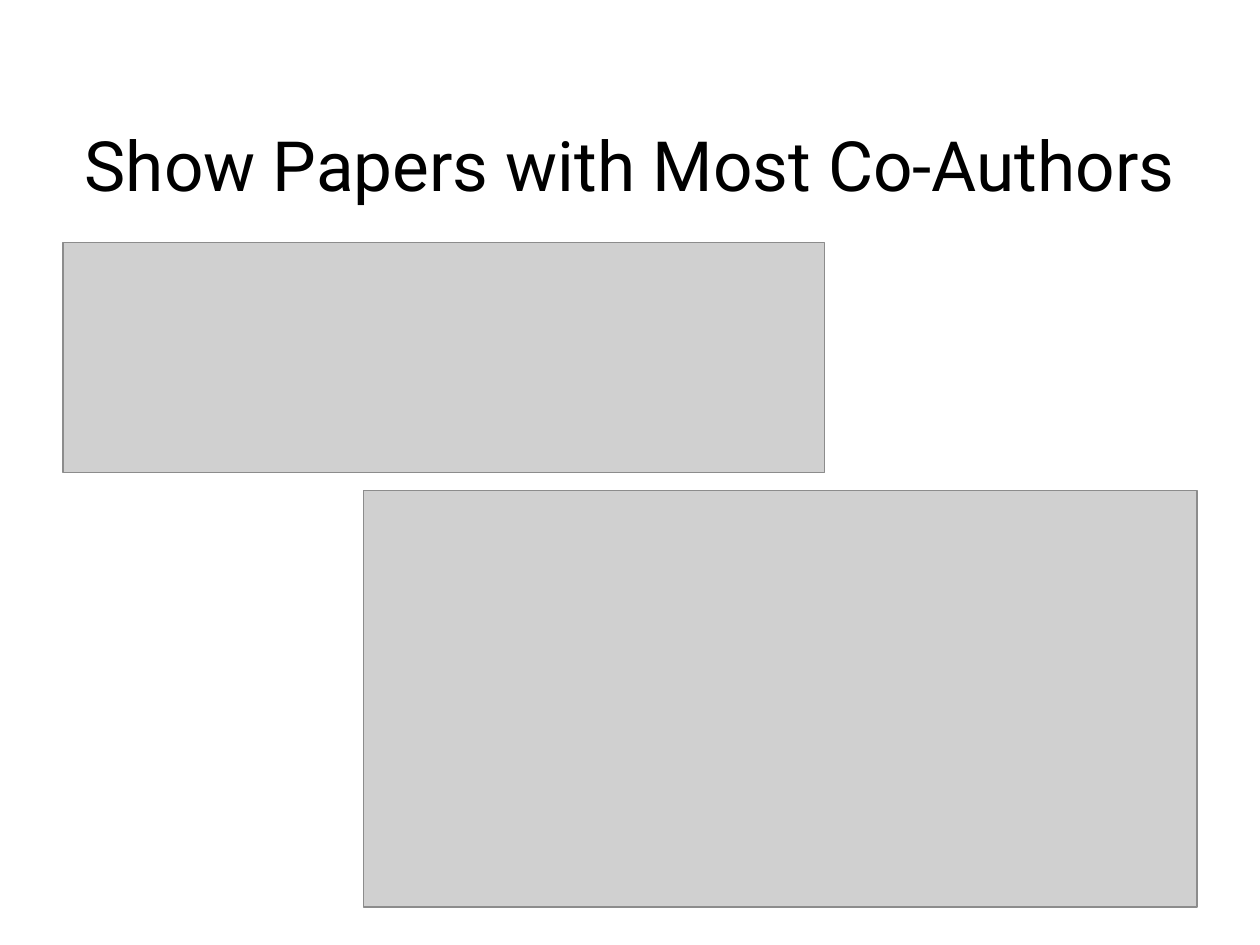
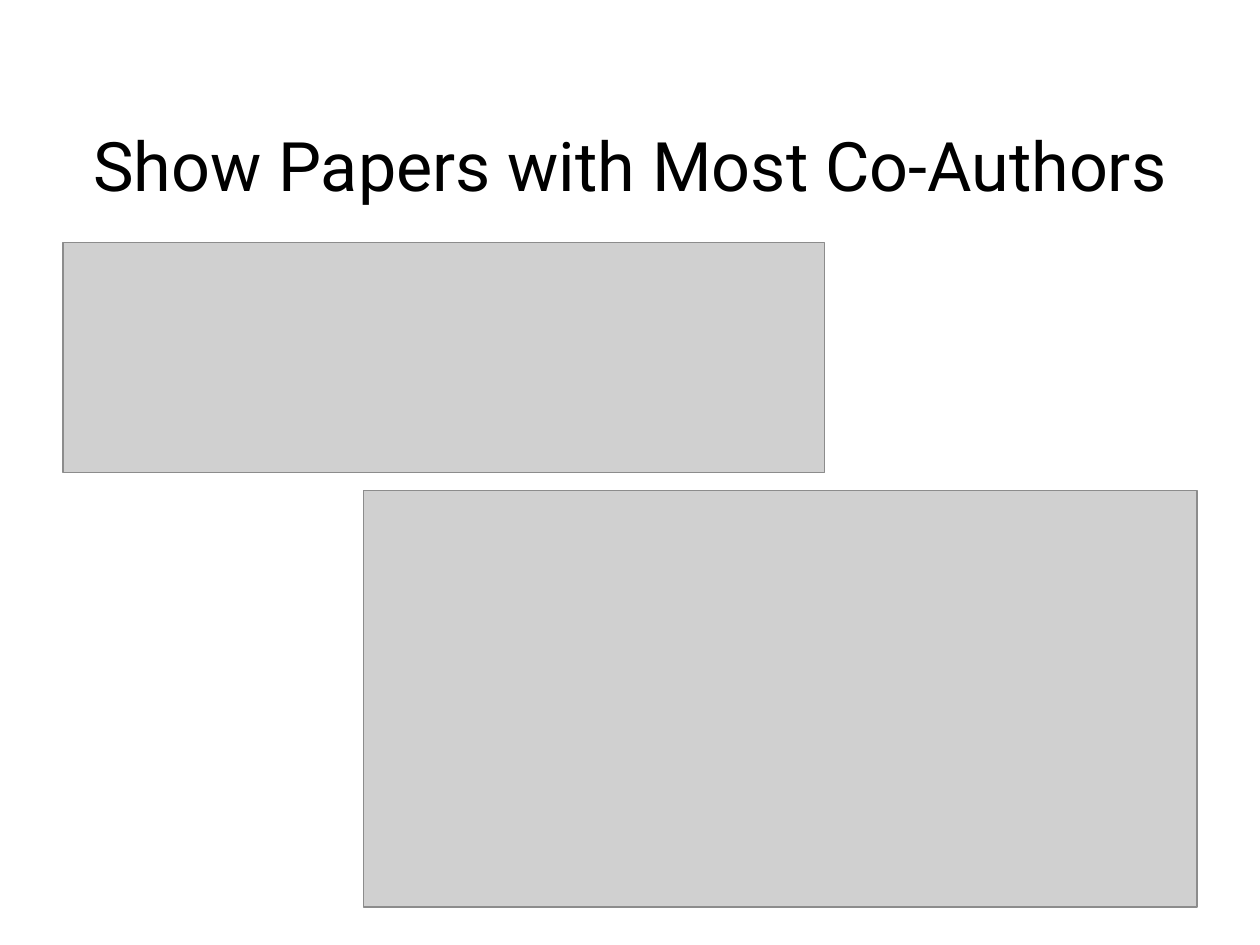
Before and after one commit to HeardLibrary/graphs-without-ontologies, a slide deck: slide 15 of vivo.pptx (slide 11 before the commit). Drawn at 1260x945 pixels with LibreOffice and Linux fonts; fonts in the diff are those of the drawing; grey boxes stand for pictures; background and template pictures are left out. Boxes give left, top, right and bottom in pixels: in the first picture for what was removed or moved away, otherwise in the second. Text is boxed around its words. In the diff, an @@ line names an element or a change of style, - is before the commit and + after.

```diff
--- a/vivo.pptx
+++ b/vivo.pptx
@@ title "Show Papers with Most Co-Authors" at (93, 139, 1166, 205): size 39.6 to 39 pt @@
```
Also in this commit, not shown: 5 other slides changed, 4 slides added.
